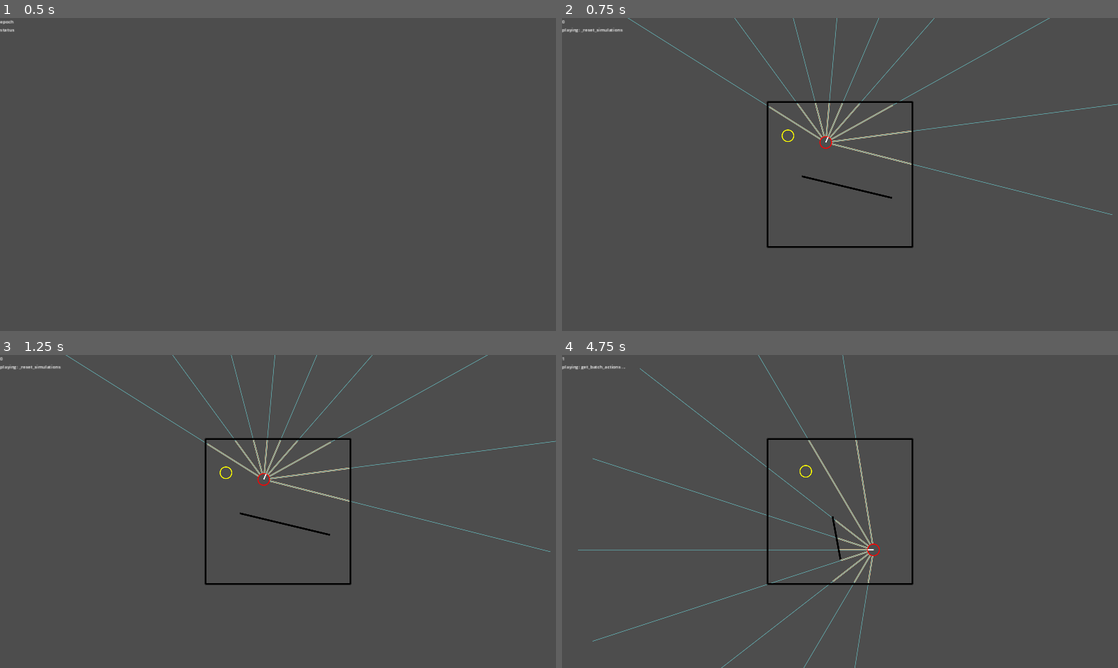
Above: before the commit, frames 1-4 (two rows, left to right).
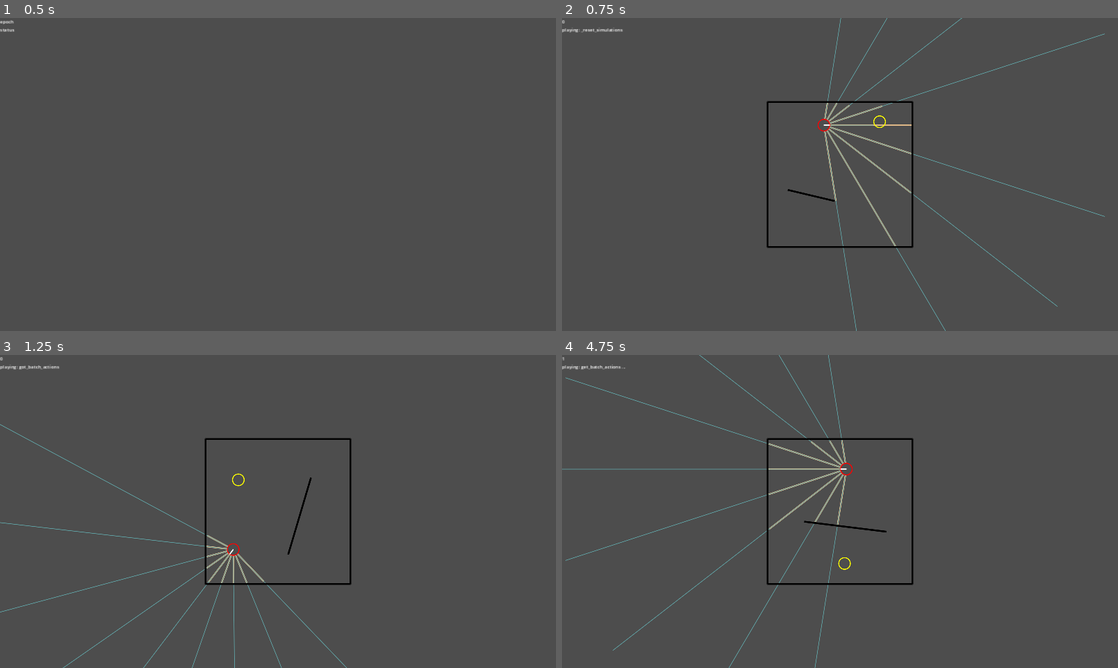
Above: after the commit, the same moments.

Repository: stokatyan/godot-ai
Game: Godot game, scene res://FindCoinGame/FCGEnv.tscn
Same seed, same stepped clock (60 frames per second), same inputs: the game is played once before the commit and once after it.
Inputs:
- Up to frame 1 (0.5 s): no input
- Up to frame 2 (0.75 s): tap Enter at 0.5 s; hold D from 0.53 s (still down); tap N at 0.6 s
- Up to frame 3 (1.25 s): keep holding D
- Up to frame 4 (4.75 s): release D at 1.28 s; hold S 1.28-2.03 s; tap N at 1.35, 2.3, 3.05, 3.8, 4.55 s; tap Space at 2, 4.25 s; hold D 2.03-2.78 s; hold Enter 2.03-2.78 s; hold Up 2.78-3.53 s; tap 1 at 2.85 s; tap Enter at 3.5 s; hold A from 3.53 s (still down); tap 2 at 3.6 s; tap 3 at 4.35 s

Frame 1 is identical in both runs. In frame 2, 2.3% of the frame differs, in the area x 11-100%, y 0-100%; in frame 3, 2.2%; in frame 4, 2.6%, in the area x 0-59%, y 0-100%.
Error in both runs: Cannot call method 'poll' on a null value. (res://AI/AIServerTCP.gd:40)

Commit message:
Wipe old simulations and create new ones so old sims can create her on background thread

Diff:
--- a/godot-ai-client/AI/AIRunner.gd
+++ b/godot-ai-client/AI/AIRunner.gd
@@ -20,6 +20,7 @@
 	for i in range(env_delegate.get_simulation_count()):
 		_simulations.append(env_delegate.new_simulation())
 	await _reset_simulations()
+	env_delegate.display_simulation(_simulations[0])
 
 func _input(event):
 	var key_input = event as InputEventKey
@@ -35,8 +36,6 @@
 			_is_testing = true
 			var _result = await _get_batch_from_playing_round([_simulations[0]], true)
 			_is_testing = false
-		KEY_N:
-			await _reset_simulations()
 		KEY_UP:
 			_setup_ai()
 		KEY_1: # Get and Apply action
@@ -58,12 +57,15 @@
 func _reset_simulations() -> bool:
 	if _simulations.is_empty():
 		return false
-	for sim in _simulations:
-		await sim.new_game(get_tree().physics_frame)
-
-	await get_tree().physics_frame
-
-	env_delegate.display_simulation(_simulations[0])
+
+	var num_old_sims = _simulations.size()
+	_simulations = []
+
+	for i in range(num_old_sims):
+		var s = env_delegate.new_simulation()
+		await s.new_game(get_tree().physics_frame)
+		_simulations.append(s)
+
 	return true
 
 func _setup_ai():
@@ -83,6 +85,7 @@
 func _get_batch_from_playing_round(simulations: Array[BaseSimulation], deterministic: bool) -> Array[Replay]:
 	env_delegate.update_status(_loop_train_count, "playing: _reset_simulations")
 	await _reset_simulations()
+	env_delegate.display_simulation(simulations[0])
 	var batch_replay: Array[Replay] = []
 	var done_indecis = {}
 	var replay_history = {}
Not shown, removed: godot-ai-client/checkpoints/model-1.pt
